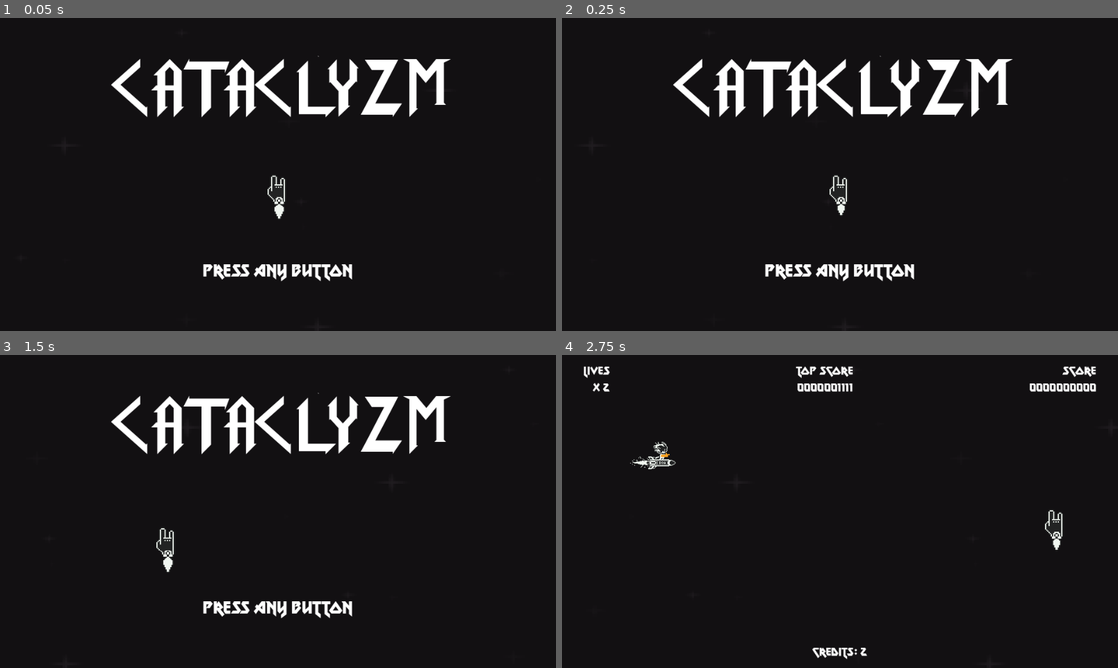
Above: before the commit, frames 1-4 (two rows, left to right).
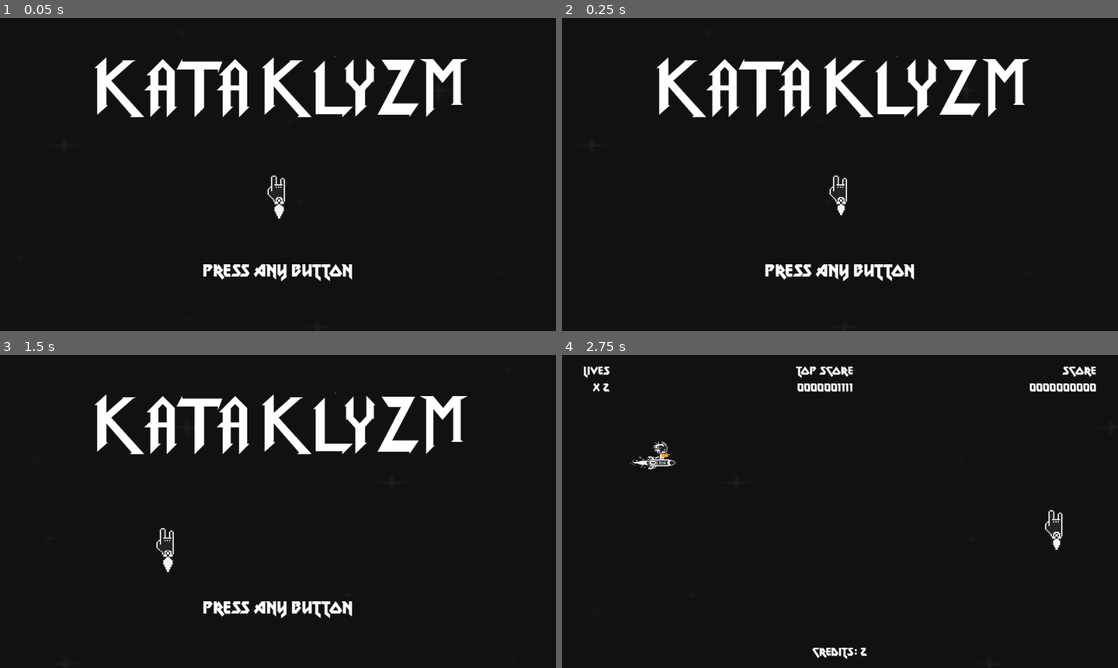
Above: after the commit, the same moments.

Repository: rnakkas/GodotSandbox
Game: Godot game, scene res://ShmupSandbox/Main/Scenes/main.tscn
Two runs of this game, one before a commit and one after it. Both use one fixed random seed, a clock stepped at 60 frames per second and the inputs below.
Inputs (mouse positions are in pixels of both pictures, inside the frame that each line leads up to):
- Up to frame 1 (0.05 s): no input
- Up to frame 2 (0.25 s): no input
- Up to frame 3 (1.5 s): tap Enter (ui_accept) at 0.5, 0.77, 1.25 s; move the mouse to (400, 495) at 0.52 s; hold D (move_right) 0.53-1.28 s; hold Space (shoot) 0.53-1.28 s; move the mouse to (166, 527) at 1.27 s; hold S (move_down) from 1.28 s (still down); tap 1 at 1.35 s
- Up to frame 4 (2.75 s): tap Enter (ui_accept) at 1.52 s; release S (move_down) at 2 s; click "Play" at 2 s

The runs differ from the first frame. In frame 1, 6.8% of the frame differs, in the area x 17-85%, y 12-32%; in frame 2, 6.8%; in frame 3, 6.8%; in frame 4, nothing differs.

Commit message:
minor tweaks to ui

Diff:
--- a/ShmupSandbox/UI/Scenes/hi_scores_menu.tscn
+++ b/ShmupSandbox/UI/Scenes/hi_scores_menu.tscn
@@ -46,7 +46,7 @@
 layout_mode = 2
 size_flags_horizontal = 4
 theme_override_fonts/font = ExtResource("2_vwijn")
-theme_override_font_sizes/font_size = 45
+theme_override_font_sizes/font_size = 60
 text = "Hall Of Fame"
 
 [node name="VBoxContainer" type="VBoxContainer" parent="MarginContainer/VBoxContainer"]
--- a/ShmupSandbox/UI/Scenes/main_menu.tscn
+++ b/ShmupSandbox/UI/Scenes/main_menu.tscn
@@ -34,7 +34,7 @@
 theme_override_colors/font_color = Color(0.941176, 0.964706, 0.941176, 1)
 theme_override_fonts/font = ExtResource("2_v14c2")
 theme_override_font_sizes/font_size = 90
-text = "C A T AC L YZ M"
+text = "K A T A K L YZ M"
 horizontal_alignment = 1
 
 [node name="separator" type="Control" parent="MarginContainer/VBoxContainer"]
--- a/ShmupSandbox/UI/Scenes/start_screen.tscn
+++ b/ShmupSandbox/UI/Scenes/start_screen.tscn
@@ -33,7 +33,7 @@
 layout_mode = 2
 theme_override_fonts/font = ExtResource("2_yycc1")
 theme_override_font_sizes/font_size = 90
-text = "C A T AC L YZ M"
+text = "K A T A K L YZ M"
 horizontal_alignment = 1
 
 [node name="VBoxContainer2" type="VBoxContainer" parent="MarginContainer"]
